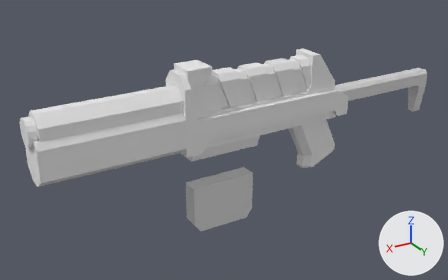
What one commit did to the OBJ model Source Content/Weapons/Assault Rifle/Assault Rifle.obj.
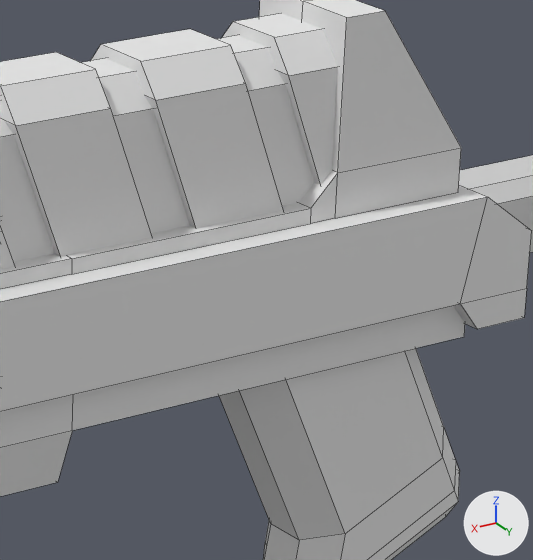
Each version is shown whole from a 50 mm lens placed at (12.35, 15.46, 7.35), pointed at (2.72, -0.58, -0.67), then close up on the part from 55% to 78% of the width and 19% to 57% of the height. The lights are fixed; the arrows at lower right show +X, +Y and +Z. The close-ups show mesh edges as thin lines. Where no turn or scale is listed for an object, it has been applied to the vertices.

The older version as bpy lines, for what is in view:
```python
me_cube_001_cube_009 = bpy.data.meshes.new('Cube.001_Cube.009')
me_cube_001_cube_009.from_pydata(...)  # 40 vertices, 38 faces; spans x -1.5..4.7, y -0.66..0.56, z -0.4..2.07
me_cube_001_cube_009.materials.append(mat_null)  # white #e7e7e7
me_cube_002_cube_010 = bpy.data.meshes.new('Cube.002_Cube.010')
me_cube_002_cube_010.from_pydata(...)  # 12 vertices, 5 faces; spans x 0.0..4.0, y -0.36..0.26, z 0.5..1.8
me_cube_002_cube_010.materials.append(mat_null)  # white #e7e7e7
me_cube_cube_008 = bpy.data.meshes.new('Cube_Cube.008')
me_cube_cube_008.from_pydata(...)  # 61 vertices, 52 faces; spans x -1.0..4.5, y -0.49..0.39, z 0.7..2.2
me_cube_cube_008.materials.append(mat_null)  # white #e7e7e7
ob_cube_001_cube_009 = bpy.data.objects.new('Cube.001_Cube.009', me_cube_001_cube_009)
ob_cube_001_cube_009.location = (0.0, 0.0, 0.0)
ob_cube_002_cube_010 = bpy.data.objects.new('Cube.002_Cube.010', me_cube_002_cube_010)
ob_cube_002_cube_010.location = (0.0, 0.0, 0.0)
ob_cube_cube_008 = bpy.data.objects.new('Cube_Cube.008', me_cube_cube_008)
ob_cube_cube_008.location = (0.0, 0.0, 0.0)
# also in view: 'Cube.008_Cube.018' at (-3.37, -0.05, -0.22); 'Cube.013_Cube.027' at (-0.17, -0.05, 1.22); 'Cube.005_Cube.014' at (1.65, -0.05, -0.35); 'Cube.006_Cube.015' at (-0.43, -0.05, -0.9); 'Cube.012_Cube.026' at (0.83, -0.05, 1.22)
```
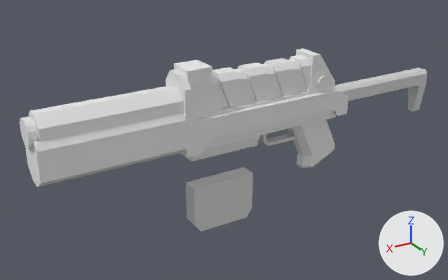
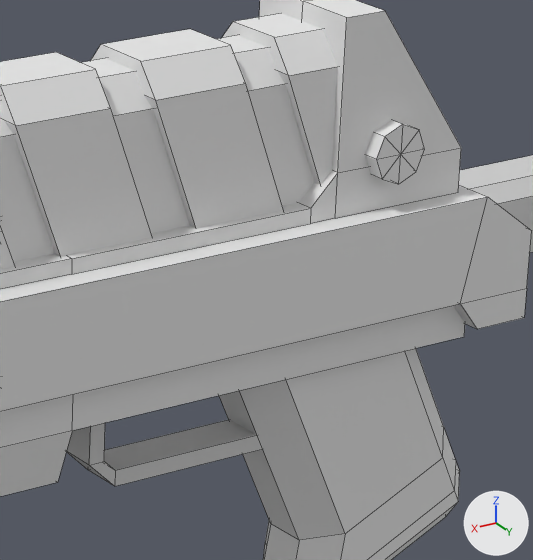
Pixel boxes [x1, y1, x2, y2] of what changed, in the close-ups (533 x 560 px):
'Cube.014_Cube.001', added
    after: [67, 420, 262, 486]
'Cylinder.001', added
    after: [365, 120, 425, 184]

What changed in the scene script:
```text
Add me_cylinder_001:
    me_cylinder_001.from_pydata([(-0.405, 0.498, 1.28), (-0.266, 0.498, 1.223), (-0.209, 0.498, 1.084), (-0.266, 0.498, 0.946), (-0.405, 0.498, 0.888), (-0.543, 0.498, 0.946), (-0.601, 0.498, 1.084), (-0.543, 0.498, 1.223), (-0.405, 0.301, 1.28), (-0.266, 0.301, 1.223), (-0.209, 0.301, 1.084), (-0.266, 0.301, 0.946), (-0.405, 0.301, 0.888), (-0.543, 0.301, 0.946), (-0.601, 0.301, 1.084), (-0.543, 0.301, 1.223), (-0.405, 0.498, 1.084)], [], [(16, 0, 1), (16, 1, 2), (16, 2, 3), (16, 3, 4), (16, 4, 5), (16, 5, 6), (16, 6, 7), (7, 0, 16), (0, 8, 9, 1), (1, 9, 10, 2), (2, 10, 11, 3), (3, 11, 12, 4), (4, 12, 13, 5), (5, 13, 14, 6), (6, 14, 15, 7), (8, 0, 7, 15)])
    me_cylinder_001.materials.append(mat_null)  # white #e7e7e7
Add me_cube_014_cube_001:
    me_cube_014_cube_001.from_pydata([(1.63, 0.1, -0.74), (1.63, -0.2, -0.74), (1.52, -0.2, -0.74), (1.52, 0.1, -0.74), (1.63, 0.1, -0.01), (1.63, -0.2, -0.01), (1.52, -0.2, -0.01), (1.52, 0.1, -0.01), (1.43, -0.2, -0.82), (1.43, 0.1, -0.82), (1.43, 0.1, -0.93), (1.43, -0.2, -0.93), (-0.03, -0.2, -0.93), (-0.03, -0.2, -0.82), (-0.03, 0.1, -0.93), (-0.03, 0.1, -0.82)], [], [(1, 5, 6, 2), (4, 0, 3, 7), (2, 6, 7, 3), (0, 4, 5, 1), (2, 3, 9, 8), (3, 0, 10, 9), (0, 1, 11, 10), (1, 2, 8, 11), (11, 8, 13, 12), (10, 11, 12, 14), (9, 10, 14, 15), (8, 9, 15, 13)])
    me_cube_014_cube_001.materials.append(mat_material_002)  # light grey #d1d1d1
Add ob_cylinder_001:
    ob_cylinder_001 = bpy.data.objects.new('Cylinder.001', me_cylinder_001)
    ob_cylinder_001.location = (0.0, 0.0, 0.0)
Add ob_cube_014_cube_001:
    ob_cube_014_cube_001 = bpy.data.objects.new('Cube.014_Cube.001', me_cube_014_cube_001)
    ob_cube_014_cube_001.location = (0.0, 0.0, 0.0)
```
